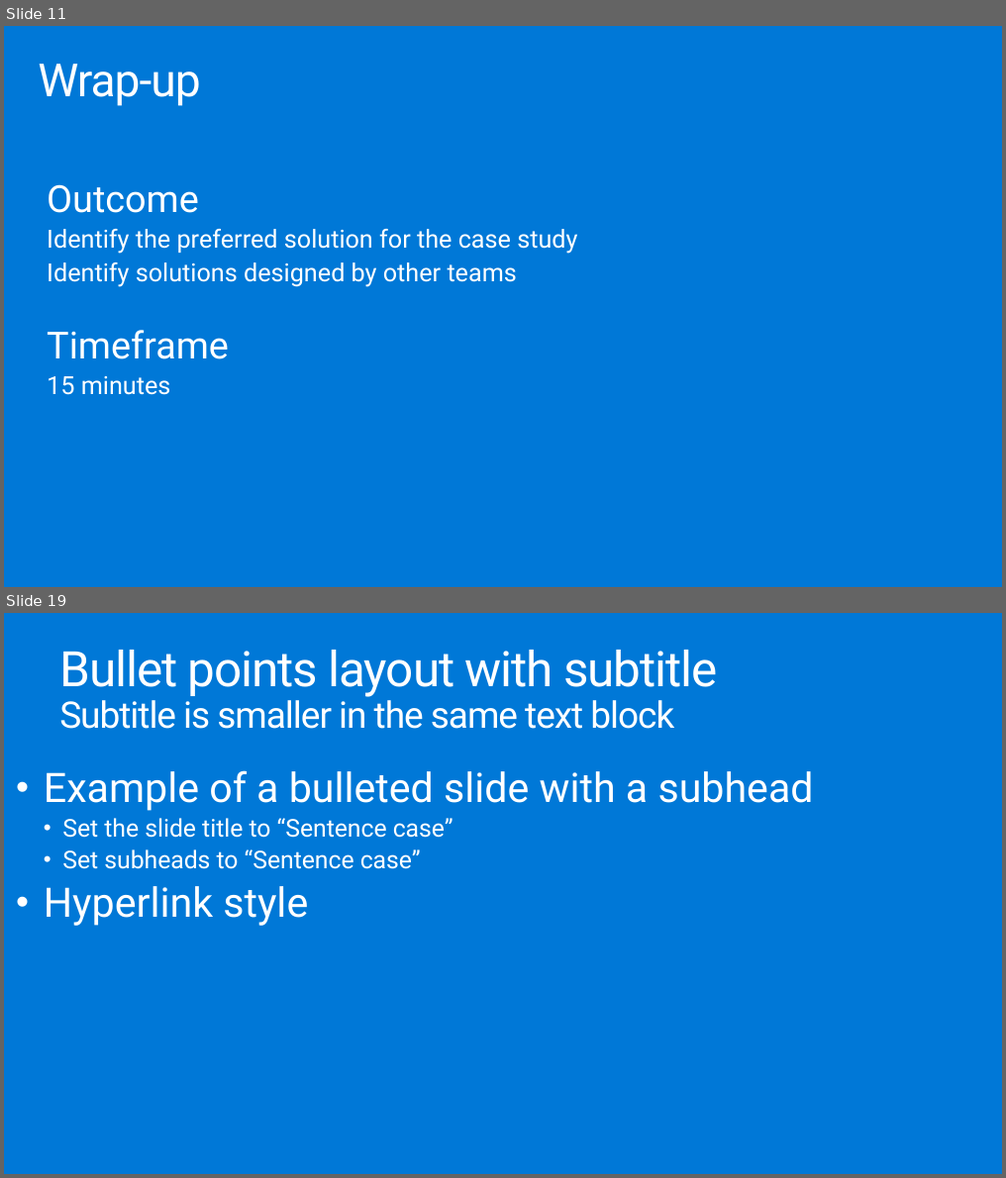
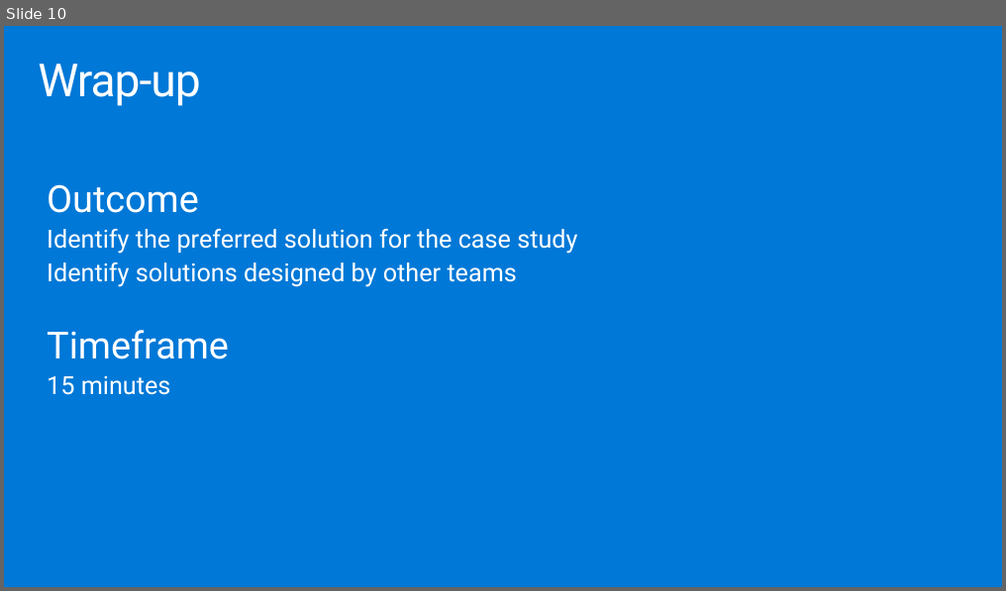
Before and after one commit to solliancenet/microsoft-leveraging-azure-digital-twins-supply-chain, a slide deck: Whiteboard design session/WDS trainer presentation - Leveraging Azure Digital Twins in a supply chain.pptx. Shown one above the other, each under a label of ours: slides 11 and 19 before the commit, slide 10 after it; the slides between them are not shown. The pictures are 1006x1178 and 1006x591 pixels, drawn with LibreOffice and Linux fonts; fonts in the diff are those of the drawing. Boxes give left, top, right and bottom in pixels: in the first picture for what was removed or moved away, otherwise in the second. Text is boxed around its words. In the diff, an @@ line names an element or a change of style, - is before the commit and + after.

```diff
--- a/Whiteboard design session/WDS trainer presentation - Leveraging Azure Digital Twins in a supply chain.pptx
+++ b/Whiteboard design session/WDS trainer presentation - Leveraging Azure Digital Twins in a supply chain.pptx
@@ slide 19 removed at [4,613,1002,1174], background #0078D7 @@
@@ title removed at [59,650,718,729] @@
-Bullet points layout with subtitle
-Subtitle is smaller in the same text block
@@ text removed at [44,770,814,926] @@
-• Example of a bulleted slide with a subhead
-  • Set the slide title to “Sentence case”
-  • Set subheads to “Sentence case”
-• Hyperlink style
-  • www.microsoft.com
@@ what was slide 11 is now slide 10 @@
```
Also in this commit, not shown: 1 slide changed, 20 slides added, 16 other slides removed, 1 other file.
